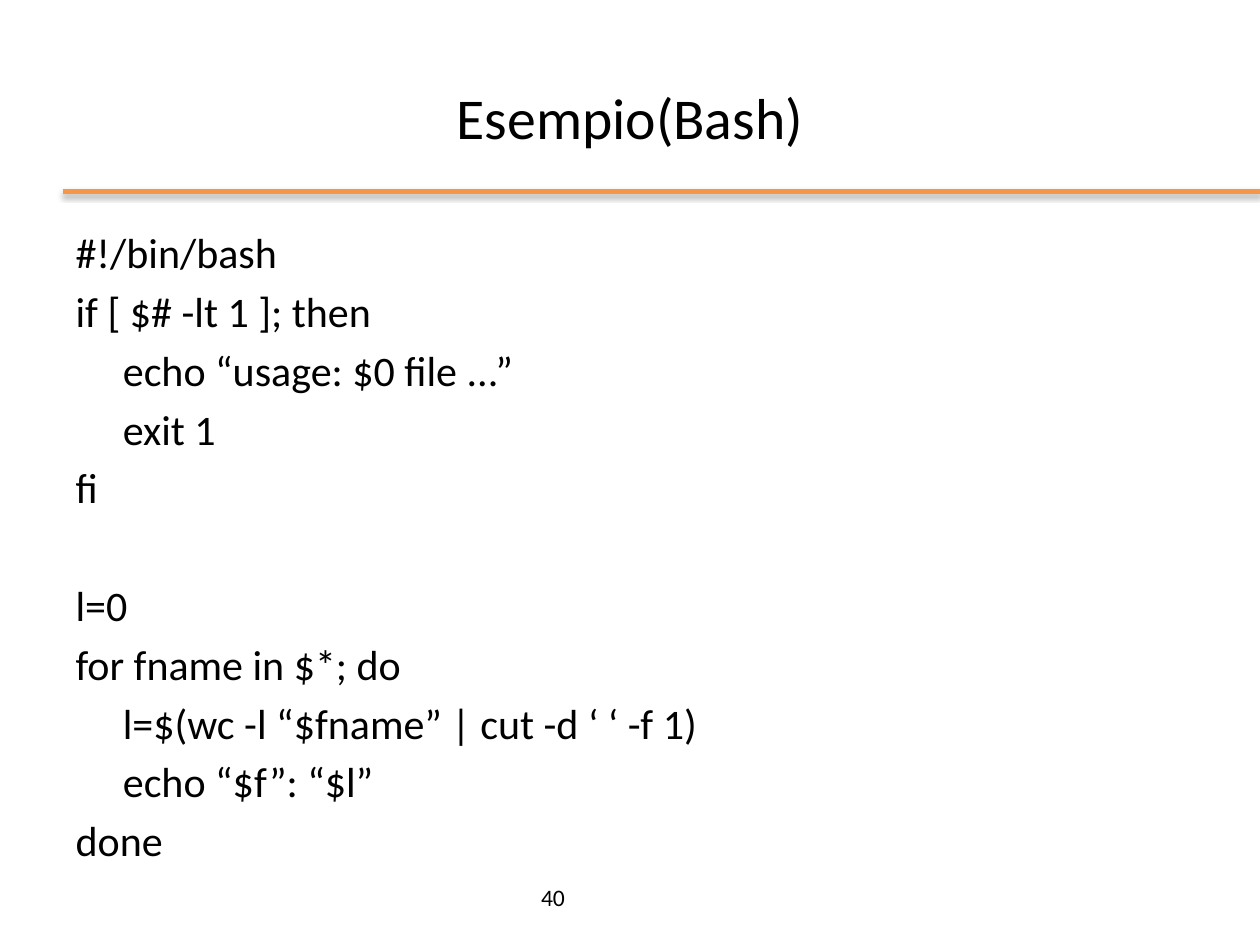
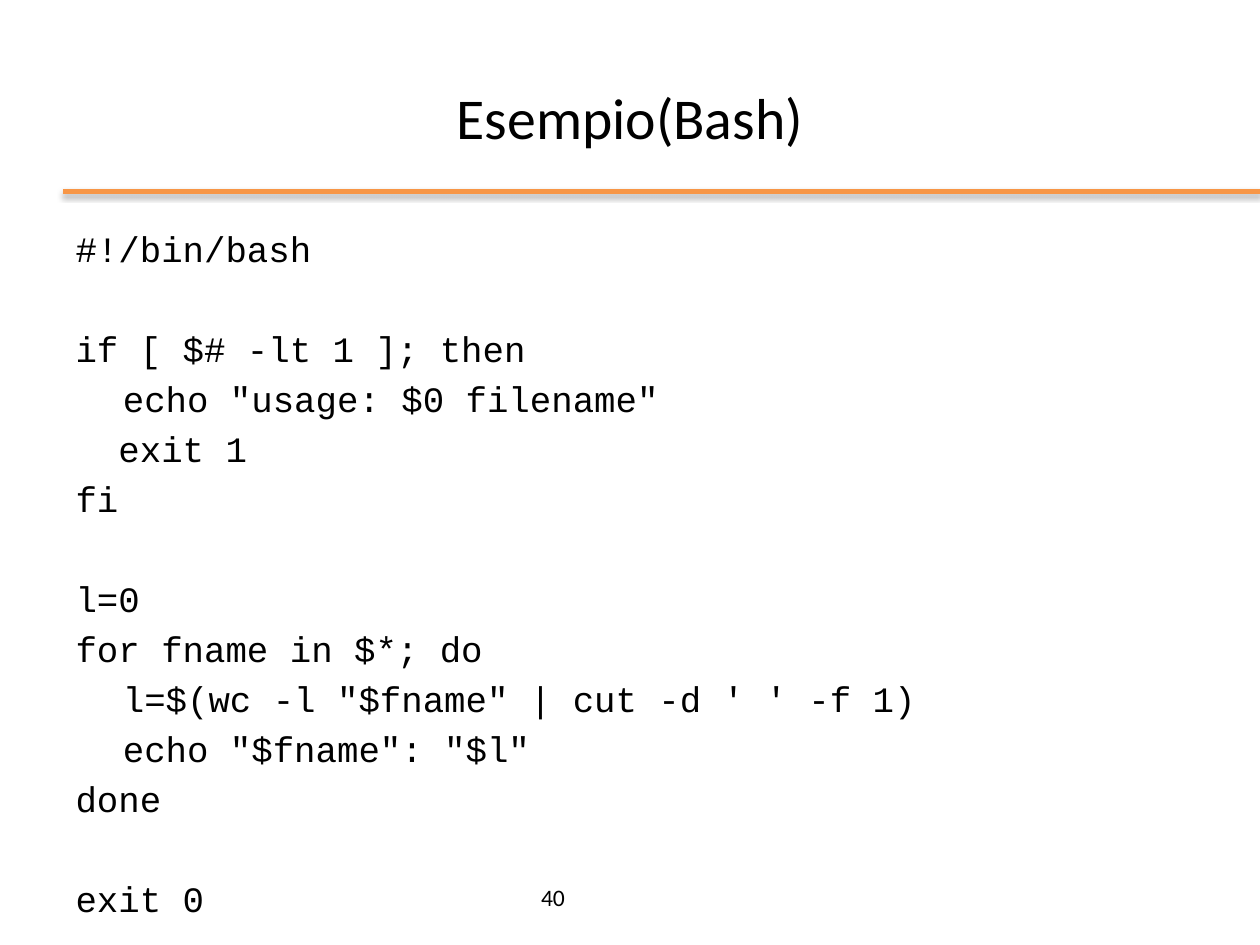
Before and after one commit to nbicocchi/operatingsystemsbsc, a slide deck: slide 40 of slides/ppt/03_Bash Scripting.pptx. Drawn at 1260x945 pixels with LibreOffice and Linux fonts; fonts in the diff are those of the drawing; background and template pictures are left out. Boxes give left, top, right and bottom in pixels: in the first picture for what was removed or moved away, otherwise in the second. Text is boxed around its words. In the diff, an @@ line names an element or a change of style, - is before the commit and + after.

```diff
--- a/slides/ppt/03_Bash Scripting.pptx
+++ b/slides/ppt/03_Bash Scripting.pptx
@@ text at bbox=[76, 237, 916, 813]: paragraph added @@
+exit 0
@@ text at bbox=[76, 237, 526, 813]: size 24 to 20.4 pt, font Calibri to Courier New in "#!/bin/bash", "if [ $# -lt 1 ]; then", "exit 1", "fi" and 3 more places @@
@@ text at bbox=[123, 387, 659, 420]: text changed; size 24 to 20.4 pt; font Calibri to Courier New @@
-echo “usage: $0 file ...”
+echo "usage: $0 filename"
@@ text at bbox=[123, 687, 916, 765]: text changed; size 24 to 20.4 pt; font Calibri to Courier New @@
-l=$(wc -l “$fname” | cut -d ‘ ‘ -f 1)
-echo “$f”: “$l”
+l=$(wc -l "$fname" | cut -d ' ' -f 1)
+echo "$fname": "$l"
```
Also in this commit, not shown: 1 other slide changed, 1 other file.
